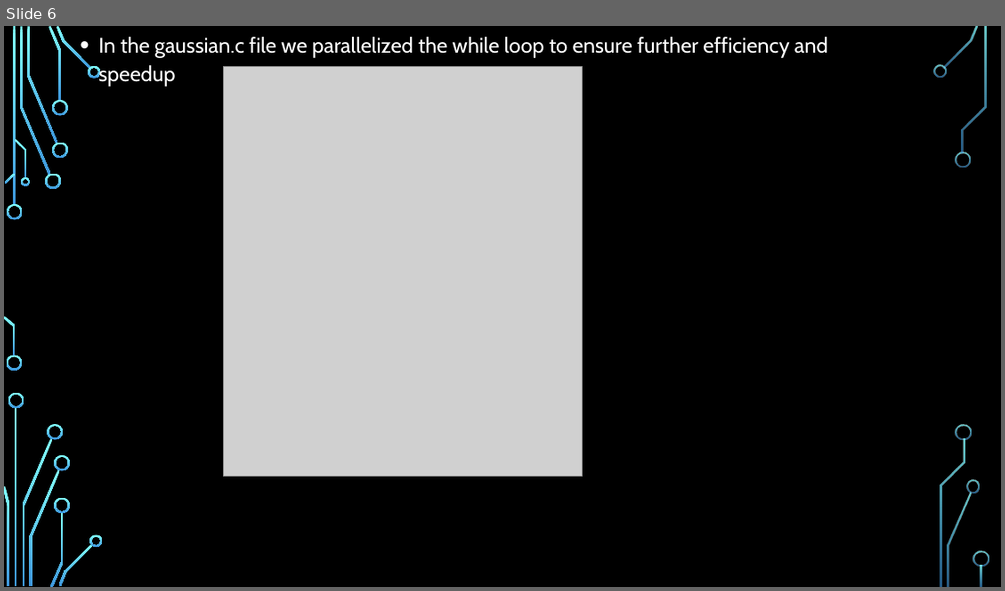
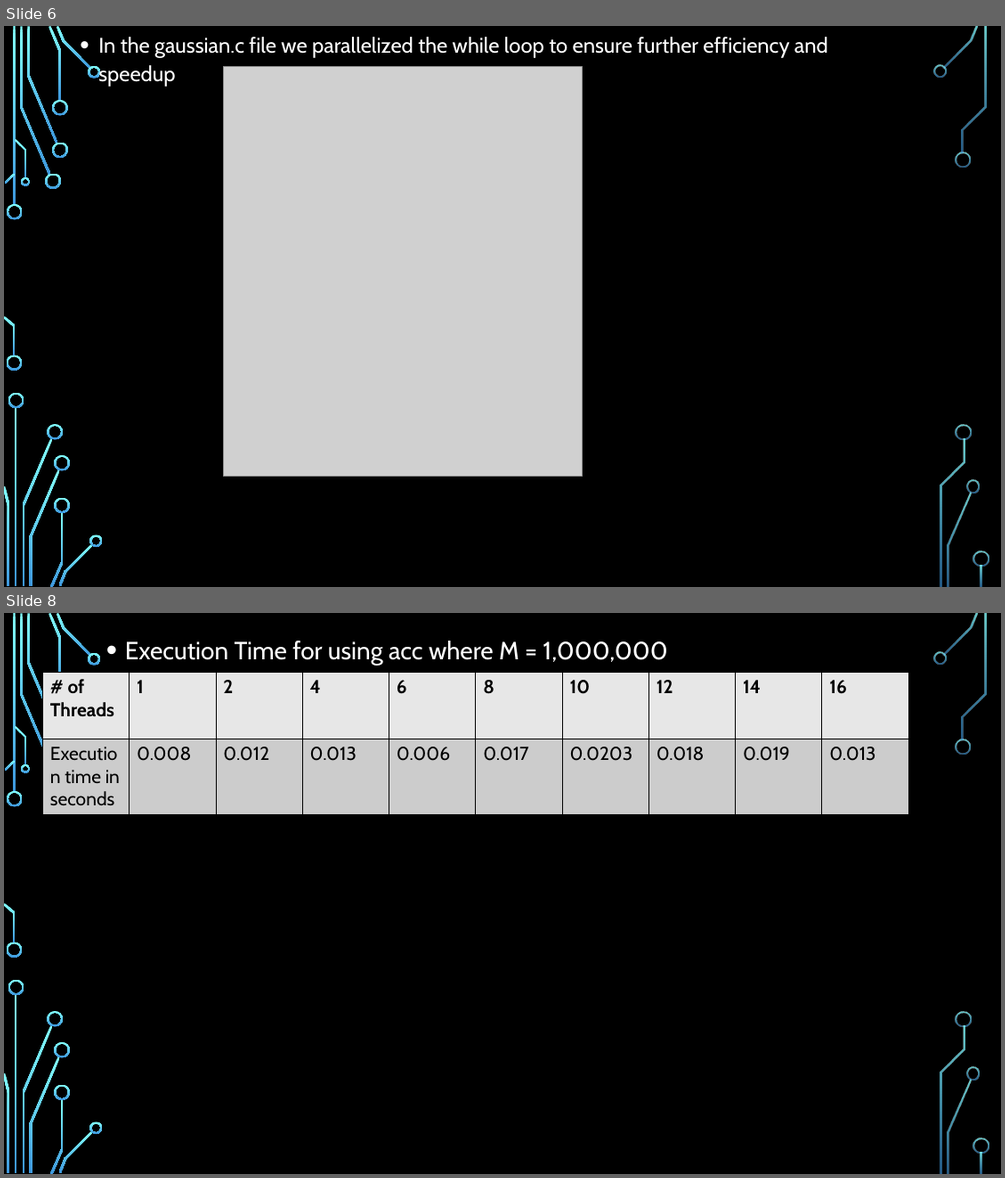
Before and after one commit to Daherkarim/ParallelProg, a slide deck: Presentation1.pptx. Shown one above the other, each under a label of ours: slide 6 before the commit, slides 6 and 8 after it; the slides between them are not shown. The pictures are 1005x591 and 1005x1178 pixels, drawn with LibreOffice and Linux fonts; fonts in the diff are those of the drawing; grey boxes stand for pictures; background and template pictures are left out. Boxes give left, top, right and bottom in pixels: in the first picture for what was removed or moved away, otherwise in the second. Text is boxed around its words. In the diff, an @@ line names an element or a change of style, - is before the commit and + after.

```diff
--- a/Presentation1.pptx
+++ b/Presentation1.pptx
@@ slide 8 added at (4, 613, 1001, 1174), background picture (left out); not listed: 36 template elements that a slide beside it also shows @@
@@ text added at (125, 641, 667, 666), 24 pt, text #FFFFFF @@
+• Execution Time for using acc where M = 1,000,000
@@ table added at (43, 672, 910, 813), 2 rows, 10 columns @@
+# of Threads | 1 | 2 | 4 | 6 | 8 | 10 | 12 | 14 | 16
+Execution time in seconds | 0.008 | 0.012 | 0.013 | 0.006 | 0.017 | 0.0203 | 0.018 | 0.019 | 0.013
```
Also in this commit, not shown: 2 slides changed.
